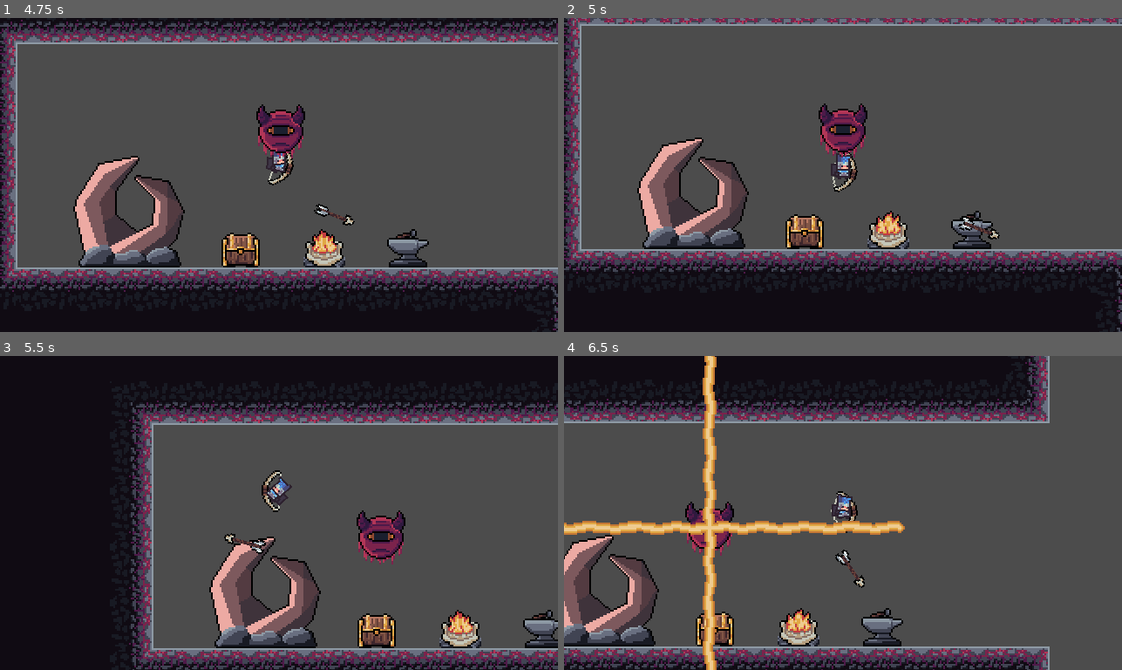
Above: before the commit, frames 1-4 (two rows, left to right).
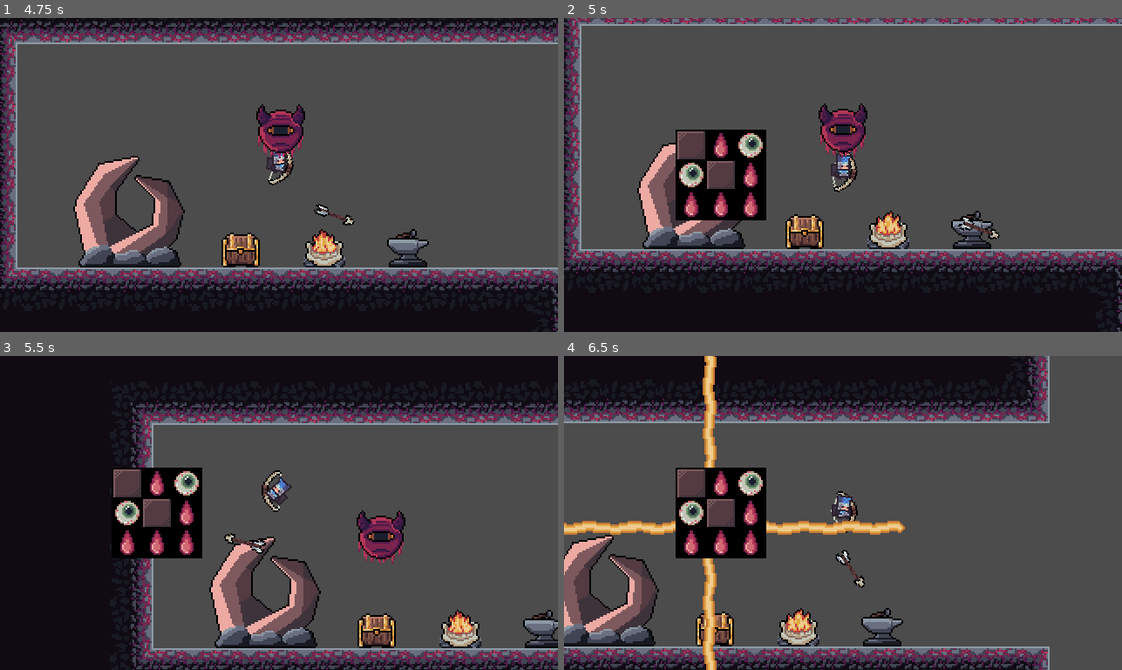
Above: after the commit, the same moments.

Repository: Riudin/Rogue-Worlds
Game: Godot game, scene res://MainScenes/Menu.tscn
The game is run twice, just before and just after one commit, with the same random seed, the same clock (stepped at 60 frames per second) and the same inputs.
Inputs (mouse positions are in pixels of both pictures, inside the frame that each line leads up to):
- Up to frame 1 (4.75 s): click "PLAY" at 0.5 s; move the mouse to (401, 159) at 1.27 s; press the mouse at (401, 159) at 1.28 s; hold E (dash_right) 1.28-2.78 s; tap Space (jump) at 1.52, 2.27, 3.77, 4.52 s; move the mouse to (167, 190) at 2.02 s; release the mouse at (167, 190) at 2.03 s; click (167, 190) at 2.1 s; move the mouse to (334, 105) at 2.77 s; press the mouse at (334, 105) at 2.78 s; hold Q (dash_left) 2.78-3.53 s; move the mouse to (251, 237) at 3.52 s; release the mouse at (251, 237) at 3.53 s; hold E (dash_right) from 3.53 s (still down); click (251, 237) at 3.6 s; move the mouse to (446, 222) at 4.27 s; press the mouse at (446, 222) at 4.28 s
- Up to frame 2 (5 s): keep holding E (dash_right); tap Tab (open_inventory, bound only after the commit) at 4.9 s
- Up to frame 3 (5.5 s): move the mouse to (111, 465) at 5.02 s; release E (dash_right) at 5.03 s; release the mouse at (111, 465) at 5.03 s; hold Q (dash_left) from 5.03 s (still down); click (111, 465) at 5.1 s; tap Space (jump) at 5.27 s
- Up to frame 4 (6.5 s): move the mouse to (870, 513) at 5.77 s; release Q (dash_left) at 5.78 s; press the mouse at (870, 513) at 5.78 s; hold E (dash_right) from 5.78 s (still down)

Frame 1 is identical in both runs. In frame 2, 4.2% of the frame differs, in the area x 20-37%, y 35-65%; in frame 3, 4.1%; in frame 4, 4.3%.

Commit message:
Implemented inventory in main game
also made it pop up on pressing tab

Diff:
--- a/Godot Project/Autoload/transition.gd
+++ b/Godot Project/Autoload/transition.gd
@@ -23,7 +23,7 @@
 	0.5, Tween.TRANS_LINEAR, Tween.EASE_OUT)
 	tween.start()
 	yield(tween, "tween_completed")
-	var res = get_tree().change_scene(scene)
+	var _res = get_tree().change_scene(scene)
 	tween.interpolate_property(black_cover, "color", Color(0,0,0,1), Color(0,0,0,0),
 	0.5, Tween.TRANS_LINEAR, Tween.EASE_IN)
 	tween.start()
--- a/Godot Project/Inventory/Inventory.tres
+++ b/Godot Project/Inventory/Inventory.tres
@@ -6,4 +6,4 @@
 
 [resource]
 script = ExtResource( 1 )
-items = [ null, ExtResource( 2 ), ExtResource( 3 ), ExtResource( 3 ), null, ExtResource( 2 ), null, ExtResource( 2 ), null ]
+items = [ null, ExtResource( 2 ), ExtResource( 3 ), ExtResource( 3 ), null, ExtResource( 2 ), ExtResource( 2 ), ExtResource( 2 ), ExtResource( 2 ) ]
--- a/Godot Project/Inventory/InventoryContainer.tscn
+++ b/Godot Project/Inventory/InventoryContainer.tscn
@@ -3,8 +3,8 @@
 [ext_resource path="res://Inventory/InventoryDisplay.tscn" type="PackedScene" id=1]
 
 [node name="InventoryContainer" type="ColorRect"]
-anchor_right = 1.0
-anchor_bottom = 1.0
+margin_right = 52.0
+margin_bottom = 52.0
 color = Color( 0, 0, 0, 1 )
 
 [node name="CenterContainer" type="CenterContainer" parent="."]
@@ -15,7 +15,7 @@
 [node name="InventoryDisplay" parent="CenterContainer" instance=ExtResource( 1 )]
 anchor_right = 0.0
 anchor_bottom = 0.0
-margin_left = 135.0
-margin_top = 65.0
-margin_right = 185.0
-margin_bottom = 115.0
+margin_left = 1.0
+margin_top = 1.0
+margin_right = 51.0
+margin_bottom = 51.0
--- a/Godot Project/Inventory/InventoryDisplay.gd
+++ b/Godot Project/Inventory/InventoryDisplay.gd
@@ -21,6 +21,6 @@
 		update_inventory_slot_display(item_index)
 
 func _unhandled_input(event):
-	if Input.is_action_just_released("ui_left_mouse"):
+	if event.is_action_released("ui_left_mouse"):
 		if inventory.drag_data is Dictionary:
 			inventory.set_item(inventory.drag_data.item_index, inventory.drag_data.item)
--- a/Godot Project/Inventory/InventorySlotDisplay.gd
+++ b/Godot Project/Inventory/InventorySlotDisplay.gd
@@ -8,7 +8,10 @@
 func display_item(item):
 	if item is Item:
 		itemTextureRect.texture = item.texture
-		itemAmountLabel.text = str(item.amount)
+		if item.amount > 1:
+			itemAmountLabel.text = str(item.amount)
+		else:
+			itemAmountLabel.text = ""
 	else:
 		itemTextureRect.texture = load("res://Inventory/Assets/inventory_slot_a_bg.png")
 		itemAmountLabel.text = ""
@@ -32,9 +35,12 @@
 func drop_data(_position, data):
 	var my_item_index = get_index()
 	var my_item = inventory.items[my_item_index]
-	if my_item is Item and my_item.name == data.item.name:
+
+	#allow stacking
+	if my_item is Item and my_item.name == data.item.name and data.item.amount + my_item.amount <= data.item.max_stack_size:
 		my_item.amount += data.item.amount
 		inventory.emit_signal("items_changed", [my_item_index])
+
 	else:
 		inventory.swap_items(my_item_index, data.item_index)
 		inventory.set_item(my_item_index, data.item)
--- a/Godot Project/Items/Blood.tres
+++ b/Godot Project/Items/Blood.tres
@@ -7,3 +7,4 @@
 script = ExtResource( 1 )
 name = "Blood"
 texture = ExtResource( 2 )
+max_stack_size = 3
--- a/Godot Project/Items/Eye.tres
+++ b/Godot Project/Items/Eye.tres
@@ -7,3 +7,4 @@
 script = ExtResource( 1 )
 name = "Eye"
 texture = ExtResource( 2 )
+max_stack_size = 1
--- a/Godot Project/Items/Item.gd
+++ b/Godot Project/Items/Item.gd
@@ -3,5 +3,6 @@
 
 export(String) var name = ""
 export(Texture) var texture
+export(int) var max_stack_size = 1
 
 var amount = 1
--- /dev/null
+++ b/Godot Project/MainScenes/UI.gd
@@ -0,0 +1,10 @@
+extends CanvasLayer
+
+onready var inventoryContainer = $InventoryContainer
+
+func _ready():
+	inventoryContainer.visible = false
+
+func _unhandled_input(event):
+	if event.is_action_pressed("open_inventory"):
+		inventoryContainer.visible = !inventoryContainer.visible
--- a/Godot Project/MainScenes/World.tscn
+++ b/Godot Project/MainScenes/World.tscn
@@ -1,11 +1,25 @@
-[gd_scene load_steps=5 format=2]
+[gd_scene load_steps=7 format=2]
 
 [ext_resource path="res://Player/Player.tscn" type="PackedScene" id=1]
 [ext_resource path="res://Levels/Level_2.tscn" type="PackedScene" id=2]
 [ext_resource path="res://Enemies/BloodWorm.tscn" type="PackedScene" id=3]
 [ext_resource path="res://Enemies/EyeDude.tscn" type="PackedScene" id=4]
+[ext_resource path="res://Inventory/InventoryContainer.tscn" type="PackedScene" id=5]
+[ext_resource path="res://MainScenes/UI.gd" type="Script" id=6]
 
 [node name="World" type="Node2D"]
+
+[node name="UI" type="CanvasLayer" parent="."]
+script = ExtResource( 6 )
+
+[node name="InventoryContainer" parent="UI" instance=ExtResource( 5 )]
+visible = false
+anchor_top = 0.5
+anchor_bottom = 0.5
+margin_left = 64.0
+margin_top = -26.0
+margin_right = 116.0
+margin_bottom = 26.0
 
 [node name="Level_2" parent="." instance=ExtResource( 2 )]
 
--- a/Godot Project/project.godot
+++ b/Godot Project/project.godot
@@ -128,6 +128,11 @@
 "events": [ Object(InputEventMouseButton,"resource_local_to_scene":false,"resource_name":"","device":0,"alt":false,"shi …(212 unchanged characters)…
  ]
 }
+open_inventory={
+"deadzone": 0.5,
+"events": [ Object(InputEventKey,"resource_local_to_scene":false,"resource_name":"","device":0,"alt":false,"shift":false,"control":false,"meta":false,"command":false,"pressed":false,"scancode":16777218,"physical_scancode":0,"unicode":0,"echo":false,"script":null)
+ ]
+}
 
 [layer_names]
 
